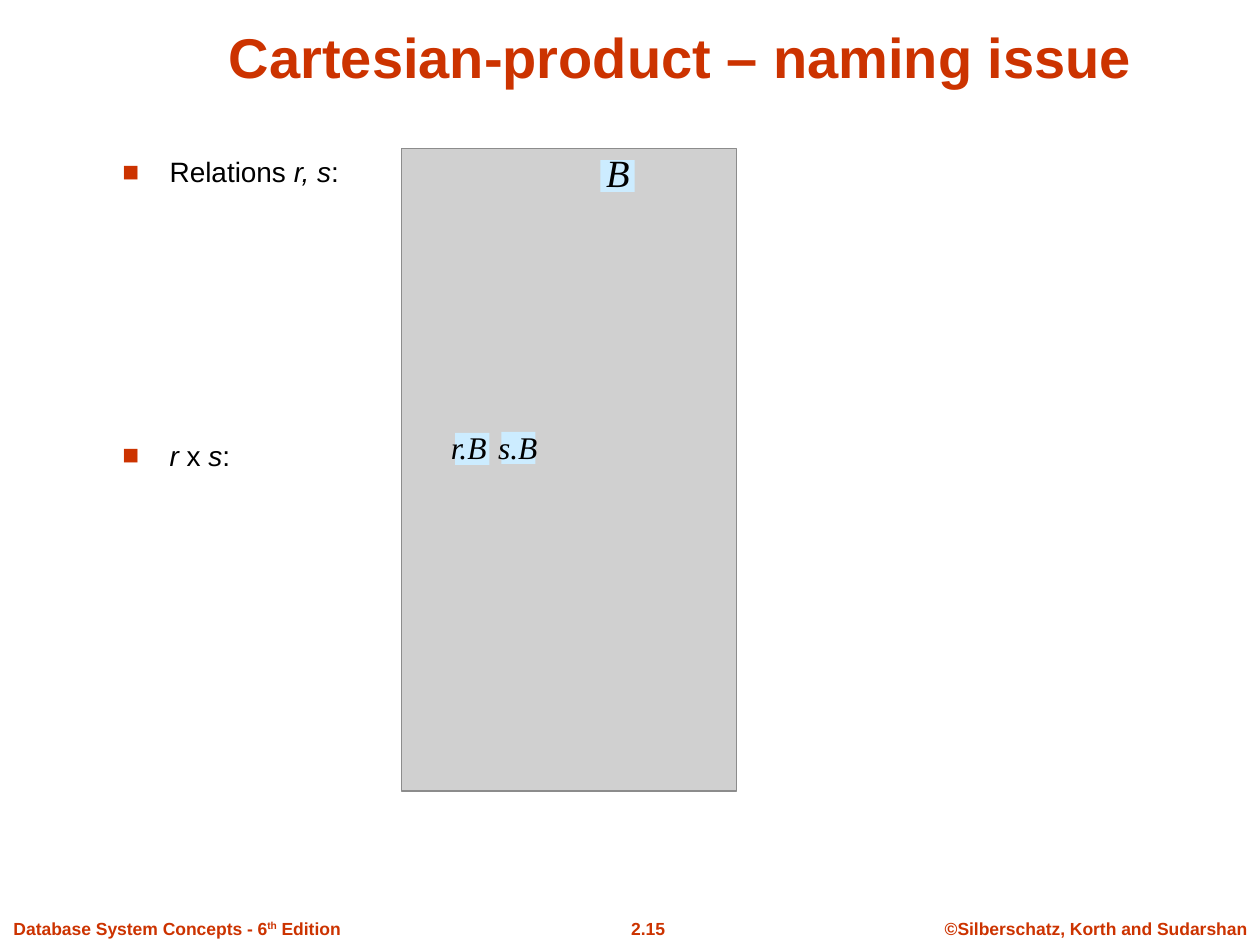
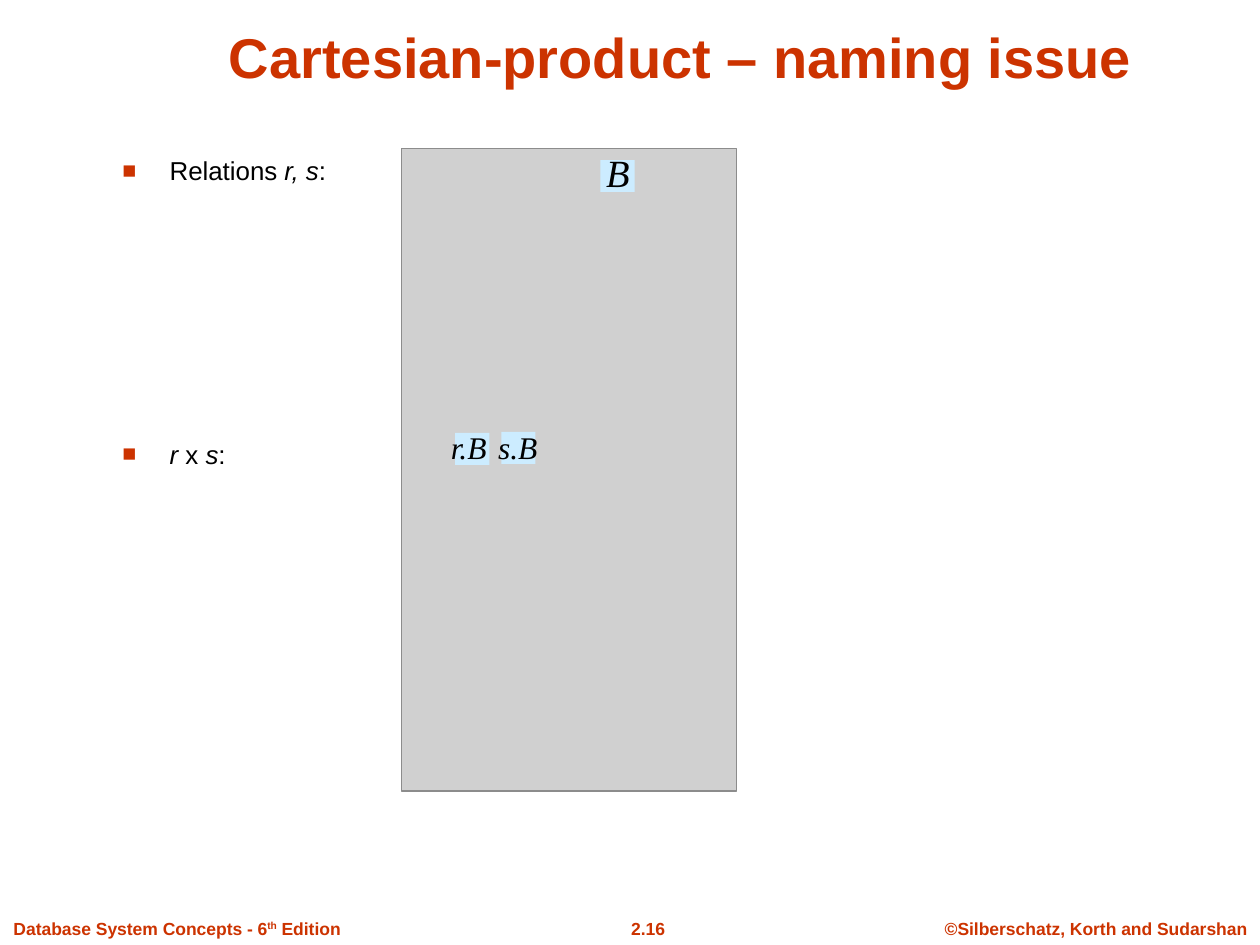
Before and after one commit to atu-se/atu.innomadic.com, a slide deck: slide 16 of courses/db/lectures/ch2.ppt (slide 15 before the commit). Drawn at 1260x945 pixels with LibreOffice and Linux fonts; fonts in the diff are those of the drawing; grey boxes stand for pictures; background and template pictures are left out. Boxes give left, top, right and bottom in pixels: in the first picture for what was removed or moved away, otherwise in the second. Text is boxed around its words. In the diff, an @@ line names an element or a change of style, - is before the commit and + after.

```diff
--- a/courses/db/lectures/ch2.ppt
+++ b/courses/db/lectures/ch2.ppt
@@ text "Relations r, s:" at [170, 161, 326, 184]: size 16 to 14.8 pt @@
@@ text "r x s:" at [170, 450, 226, 465]: size 16 to 14.8 pt @@
```
Also in this commit, not shown: 3 other slides changed, 1 slide added, 9 other files.
